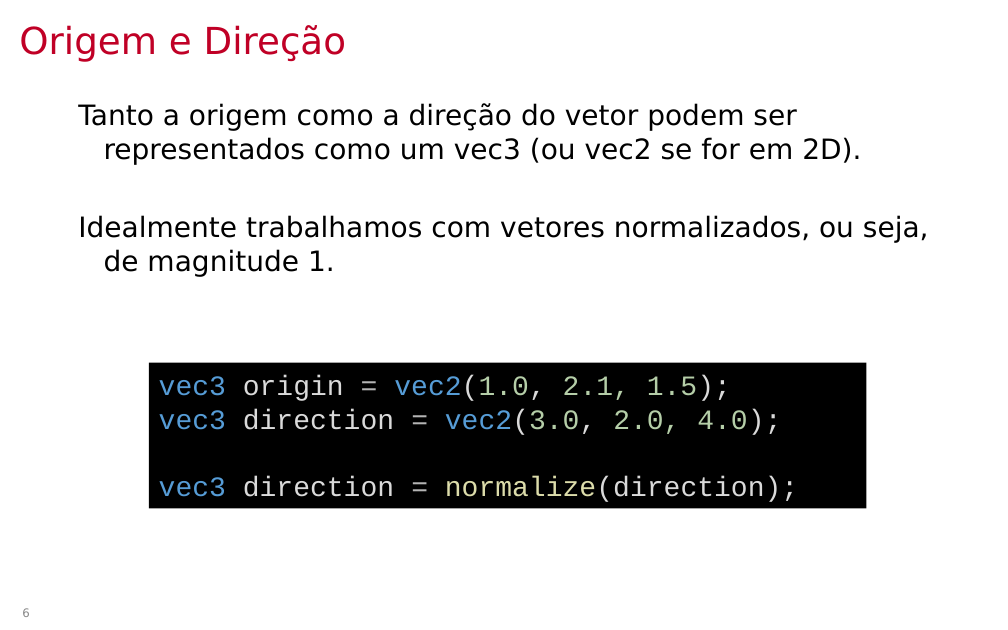
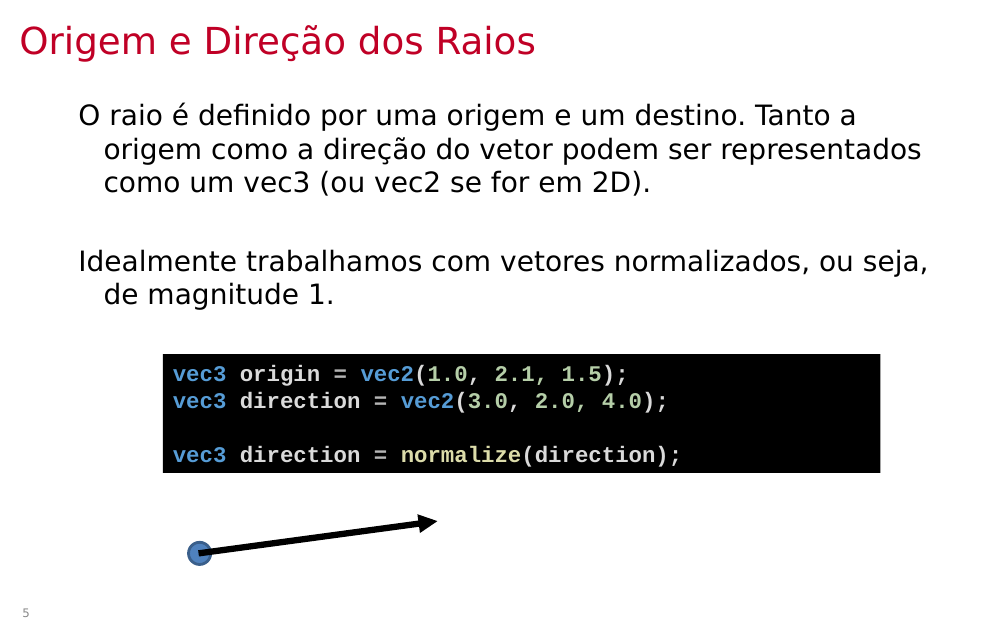
Before and after one commit to lpsoares/ComputacaoGrafica, a slide deck: slide 5 of content/aulas/23-ray_marching/aula23_ray_marching.pptx (slide 6 before the commit). Drawn at 1008x630 pixels with LibreOffice and Linux fonts; fonts in the diff are those of the drawing; background and template pictures are left out. Boxes give left, top, right and bottom in pixels: in the first picture for what was removed or moved away, otherwise in the second. Text is boxed around its words. In the diff, an @@ line names an element or a change of style, - is before the commit and + after.

```diff
--- a/content/aulas/23-ray_marching/aula23_ray_marching.pptx
+++ b/content/aulas/23-ray_marching/aula23_ray_marching.pptx
@@ title at (x1=19, y1=25, x2=536, y2=62): text changed @@
-Origem e Direção
+Origem e Direção dos Raios
@@ text at (x1=78, y1=103, x2=921, y2=196): text changed @@
-Tanto a origem como a direção do vetor podem ser representados como um vec3 (ou vec2 se for em 2D).
+O raio é definido por uma origem e um destino. Tanto a origem como a direção do vetor podem ser representados como um vec3 (ou vec2 se for em 2D).
@@ rectangle "vec3 origin = vec2(1.0, 2.1, ..." resized from (x1=149, y1=363, x2=867, y2=509) to (x1=163, y1=354, x2=881, y2=473) @@
@@ rectangle "vec3 origin = vec2(1.0, 2.1, ..." at (x1=163, y1=354, x2=881, y2=473): size 20 to 16 pt, bold on @@
@@ arrow added from (199, 553) to (437, 521), #000000 4.5 pt @@
@@ ellipse added at (x1=188, y1=542, x2=211, y2=564), fill #4F81BD, outline #3A5F8C 2 pt @@
@@ page number at (x1=22, y1=608, x2=29, y2=617): text changed @@
-6
+5
```
Also in this commit, not shown: 15 other slides changed, 20 slides added, 12 slides removed, 3 other files.
